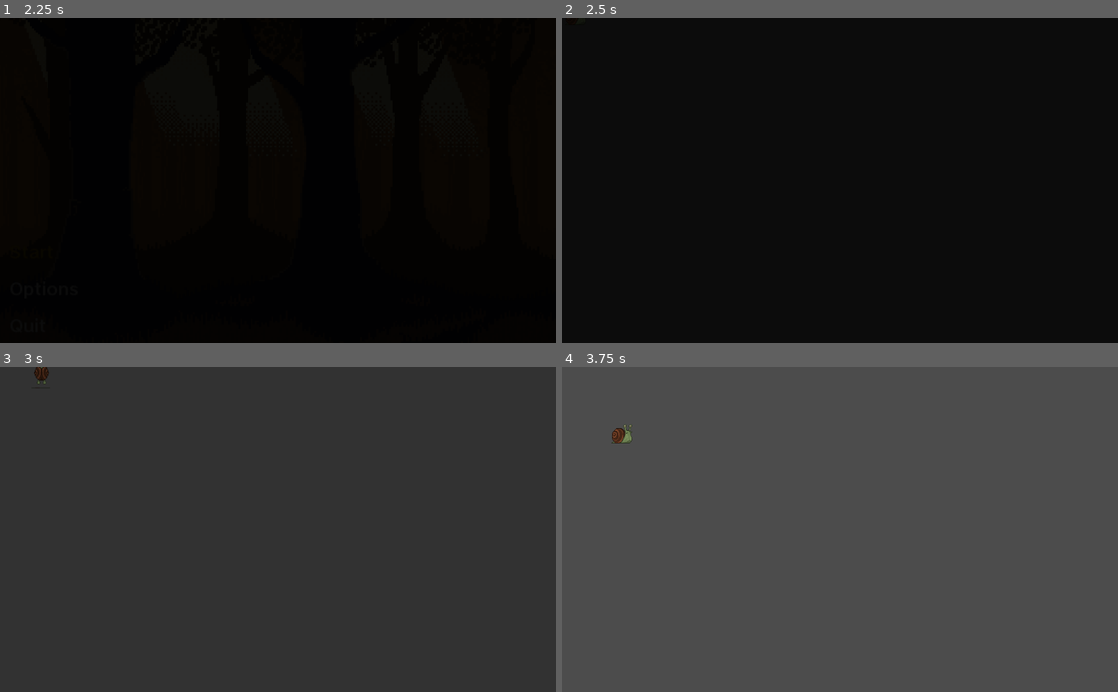
Above: before the commit, frames 1-4 (two rows, left to right).
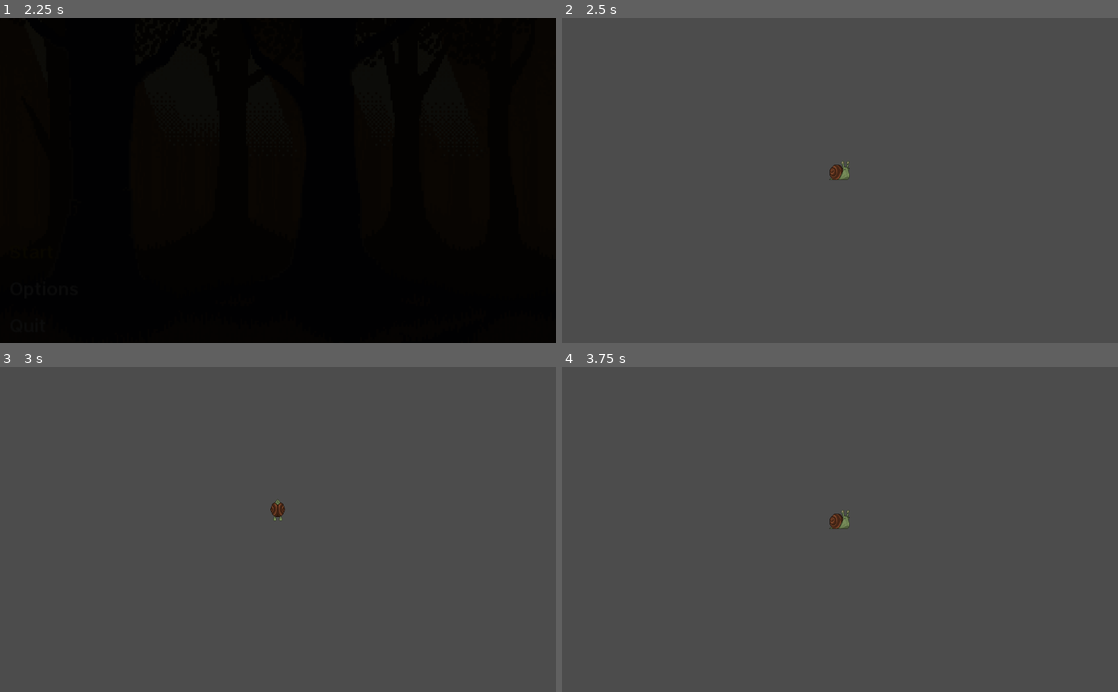
Above: after the commit, the same moments.

Repository: tyvonnou/Zelda
Game: Godot game, scene res://scenes/interface/Menu.tscn
Two runs of this game, one before a commit and one after it. Both use one fixed random seed, a clock stepped at 60 frames per second and the inputs below.
Inputs:
- Up to frame 1 (2.25 s): click "Start" at 0.5 s; click "Start" at 1.25 s; hold Right (ui_right) from 2.03 s (still down)
- Up to frame 2 (2.5 s): keep holding Right (ui_right)
- Up to frame 3 (3 s): release Right (ui_right) at 2.78 s; hold Down (ui_down) from 2.78 s (still down)
- Up to frame 4 (3.75 s): release Down (ui_down) at 3.53 s; hold Right (ui_right) from 3.53 s (still down)

Frame 1 is identical in both runs. In frame 2, 100% of the frame differs, in the area x 0-100%, y 0-100%; in frame 3, 100%; in frame 4, 0.3%.

Commit message:
[scenes] - clean sprite annimation

Diff:
--- a/project.godot
+++ b/project.godot
@@ -46,6 +46,37 @@
 "svg/scale": 1.0
 }
 
+[input]
+
+ui_left={
+"deadzone": 0.5,
+"events": [ Object(InputEventKey,"resource_local_to_scene":false,"resource_name":"","device":0,"alt":false,"shift":false,"control":false,"meta":false,"command":false,"pressed":false,"scancode":16777231,"physical_scancode":0,"unicode":0,"echo":false,"script":null)
+, Object(InputEventJoypadButton,"resource_local_to_scene":false,"resource_name":"","device":0,"button_index":14,"pressure":0.0,"pressed":false,"script":null)
+, Object(InputEventKey,"resource_local_to_scene":false,"resource_name":"","device":0,"alt":false,"shift":false,"control":false,"meta":false,"command":false,"pressed":false,"scancode":81,"physical_scancode":0,"unicode":0,"echo":false,"script":null)
+ ]
+}
+ui_right={
+"deadzone": 0.5,
+"events": [ Object(InputEventKey,"resource_local_to_scene":false,"resource_name":"","device":0,"alt":false,"shift":false,"control":false,"meta":false,"command":false,"pressed":false,"scancode":16777233,"physical_scancode":0,"unicode":0,"echo":false,"script":null)
+, Object(InputEventJoypadButton,"resource_local_to_scene":false,"resource_name":"","device":0,"button_index":15,"pressure":0.0,"pressed":false,"script":null)
+, Object(InputEventKey,"resource_local_to_scene":false,"resource_name":"","device":0,"alt":false,"shift":false,"control":false,"meta":false,"command":false,"pressed":false,"scancode":68,"physical_scancode":0,"unicode":0,"echo":false,"script":null)
+ ]
+}
+ui_up={
+"deadzone": 0.5,
+"events": [ Object(InputEventKey,"resource_local_to_scene":false,"resource_name":"","device":0,"alt":false,"shift":false,"control":false,"meta":false,"command":false,"pressed":false,"scancode":16777232,"physical_scancode":0,"unicode":0,"echo":false,"script":null)
+, Object(InputEventJoypadButton,"resource_local_to_scene":false,"resource_name":"","device":0,"button_index":12,"pressure":0.0,"pressed":false,"script":null)
+, Object(InputEventKey,"resource_local_to_scene":false,"resource_name":"","device":0,"alt":false,"shift":false,"control":false,"meta":false,"command":false,"pressed":false,"scancode":90,"physical_scancode":0,"unicode":0,"echo":false,"script":null)
+ ]
+}
+ui_down={
+"deadzone": 0.5,
+"events": [ Object(InputEventKey,"resource_local_to_scene":false,"resource_name":"","device":0,"alt":false,"shift":false,"control":false,"meta":false,"command":false,"pressed":false,"scancode":16777234,"physical_scancode":0,"unicode":0,"echo":false,"script":null)
+, Object(InputEventJoypadButton,"resource_local_to_scene":false,"resource_name":"","device":0,"button_index":13,"pressure":0.0,"pressed":false,"script":null)
+, Object(InputEventKey,"resource_local_to_scene":false,"resource_name":"","device":0,"alt":false,"shift":false,"control":false,"meta":false,"command":false,"pressed":false,"scancode":83,"physical_scancode":0,"unicode":0,"echo":false,"script":null)
+ ]
+}
+
 [physics]
 
 common/enable_pause_aware_picking=true
--- a/scenes/personnages/escargotVert/Personnage.gd
+++ b/scenes/personnages/escargotVert/Personnage.gd
@@ -4,23 +4,37 @@
 var speed = 170
 var velocity = Vector2()
 
-func get_input():
+func get_input() -> void:
 	velocity = Vector2()
 
 	if Input.is_action_pressed("ui_right"):
 		velocity.x += 1
+		_animated_sprite.flip_h = false
+		_animated_sprite.flip_v = false
 		_animated_sprite.play("right")
 	if Input.is_action_pressed("ui_left"):
 		velocity.x -= 1
-		_animated_sprite.play("left")
+		_animated_sprite.flip_h = true
+		_animated_sprite.flip_v = false
+		_animated_sprite.play("right")
 	if Input.is_action_pressed("ui_down"):
 		velocity.y += 1
-		_animated_sprite.play("down")
+		_animated_sprite.flip_h = false
+		_animated_sprite.flip_v = true
+		_animated_sprite.play("up")
 	if Input.is_action_pressed("ui_up"):
 		velocity.y -= 1
+		_animated_sprite.flip_h = false
+		_animated_sprite.flip_v = false
 		_animated_sprite.play("up")
 
+	if (Input.is_action_just_released("ui_up") || Input.is_action_just_released("ui_down") ||
+		Input.is_action_just_released("ui_left") || Input.is_action_just_released("ui_right")):
+			_animated_sprite.stop()
+
 	velocity = velocity.normalized() * speed
+
+
 
 func _physics_process(delta):
 	get_input()
--- a/scenes/personnages/escargotVert/Personnage.tscn
+++ b/scenes/personnages/escargotVert/Personnage.tscn
@@ -1,58 +1,12 @@
-[gd_scene load_steps=26 format=2]
+[gd_scene load_steps=13 format=2]
 
-[ext_resource path="res://assets/character/personnage/Green Manzana SV_Battler FlipH.png" type="Texture" id=1]
 [ext_resource path="res://assets/character/personnage/Manzana Green Version.png" type="Texture" id=2]
 [ext_resource path="res://scenes/personnages/escargotVert/Personnage.gd" type="Script" id=3]
 [ext_resource path="res://assets/character/personnage/Green Manzana SV_Battler.png" type="Texture" id=4]
-[ext_resource path="res://assets/character/personnage/Manzana Green Version FlipV.png" type="Texture" id=5]
 [ext_resource path="res://scenes/transition/Transition.tscn" type="PackedScene" id=6]
 
 [sub_resource type="RectangleShape2D" id=1]
 extents = Vector2( 15, 7 )
-
-[sub_resource type="AtlasTexture" id=16]
-atlas = ExtResource( 1 )
-region = Rect2( 192, 128, 64, 64 )
-
-[sub_resource type="AtlasTexture" id=17]
-atlas = ExtResource( 1 )
-region = Rect2( 256, 128, 64, 64 )
-
-[sub_resource type="AtlasTexture" id=18]
-atlas = ExtResource( 1 )
-region = Rect2( 320, 128, 64, 64 )
-
-[sub_resource type="AtlasTexture" id=19]
-atlas = ExtResource( 1 )
-region = Rect2( 384, 128, 64, 64 )
-
-[sub_resource type="AtlasTexture" id=20]
-atlas = ExtResource( 1 )
-region = Rect2( 448, 128, 64, 64 )
-
-[sub_resource type="AtlasTexture" id=10]
-atlas = ExtResource( 5 )
-region = Rect2( 0, 0, 48, 47 )
-
-[sub_resource type="AtlasTexture" id=11]
-atlas = ExtResource( 5 )
-region = Rect2( 48, 0, 48, 47 )
-
-[sub_resource type="AtlasTexture" id=12]
-atlas = ExtResource( 5 )
-region = Rect2( 96, 0, 48, 47 )
-
-[sub_resource type="AtlasTexture" id=13]
-atlas = ExtResource( 1 )
-region = Rect2( 0, 0, 64, 64 )
-
-[sub_resource type="AtlasTexture" id=14]
-atlas = ExtResource( 1 )
-region = Rect2( 64, 0, 64, 64 )
-
-[sub_resource type="AtlasTexture" id=15]
-atlas = ExtResource( 1 )
-region = Rect2( 128, 0, 64, 64 )
 
 [sub_resource type="AtlasTexture" id=3]
 atlas = ExtResource( 4 )
@@ -80,21 +34,6 @@
 
 [sub_resource type="SpriteFrames" id=9]
 animations = [ {
-"frames": [ SubResource( 16 ), SubResource( 17 ), SubResource( 18 ), SubResource( 19 ), SubResource( 20 ) ],
-"loop": true,
-"name": "default",
-"speed": 7.0
-}, {
-"frames": [ SubResource( 10 ), SubResource( 11 ), SubResource( 12 ) ],
-"loop": true,
-"name": "down",
-"speed": 5.0
-}, {
-"frames": [ SubResource( 13 ), SubResource( 14 ), SubResource( 15 ) ],
-"loop": true,
-"name": "left",
-"speed": 5.0
-}, {
 "frames": [ SubResource( 3 ), SubResource( 4 ), SubResource( 5 ) ],
 "loop": true,
 "name": "right",
@@ -116,9 +55,12 @@
 shape = SubResource( 1 )
 
 [node name="EscargotVert" type="AnimatedSprite" parent="Personnage"]
-position = Vector2( -2, -19 )
+position = Vector2( 0, -33 )
 frames = SubResource( 9 )
-frame = 3
-playing = true
+animation = "right"
+
+[node name="Camera2D" type="Camera2D" parent="Personnage"]
+current = true
 
 [node name="Transition" parent="." instance=ExtResource( 6 )]
+visible = false
